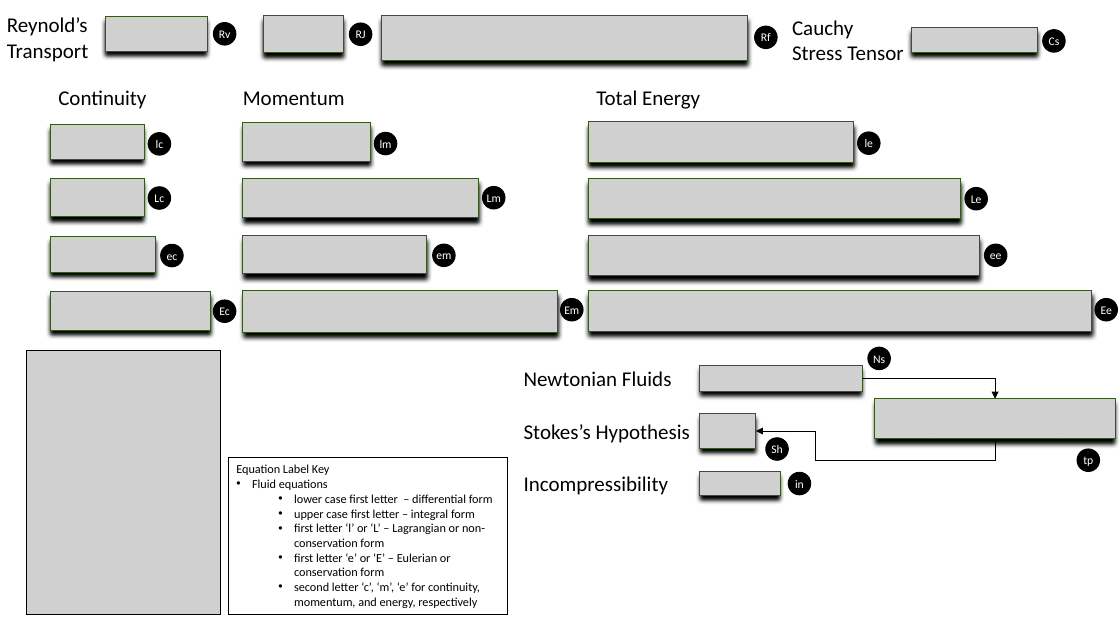
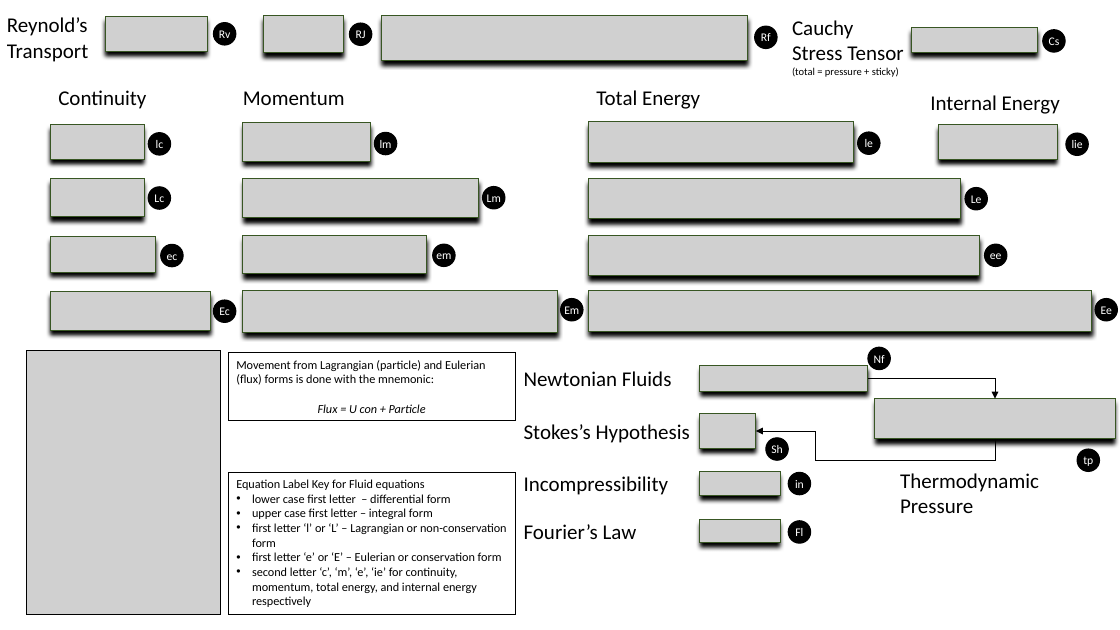
Before and after one commit to gravmath/BlogWyrm, a slide deck: slide 1 of Posts/2020/General Fluid Equations.pptx. Drawn at 1120x630 pixels with LibreOffice and Linux fonts; fonts in the diff are those of the drawing; grey boxes stand for pictures. Boxes give left, top, right and bottom in pixels: in the first picture for what was removed or moved away, otherwise in the second. Text is boxed around its words. In the diff, an @@ line names an element or a change of style, - is before the commit and + after.

Commit message:
Updates to General Fluid Equations Guide based on Sep & Oct 2023 Boltzmann analysis

```diff
--- a/Posts/2020/General Fluid Equations.pptx
+++ b/Posts/2020/General Fluid Equations.pptx
@@ text at (792, 67, 899, 77): paragraph added @@
+(total = pressure + sticky)
@@ text added at (930, 95, 1060, 114), 18 pt, text #000000 @@
+Internal Energy
@@ picture added at (939, 124, 1057, 160) @@
@@ ellipse added at (1066, 133, 1089, 155), fill #000000, outline #000000 1 pt, 10 pt, text #FFFFFF @@
+lie
@@ rectangle added at (229, 353, 516, 421), outline #000000 0.75 pt, 10.5 pt, text #000000 @@
+Movement from Lagrangian (particle) and Eulerian (flux) forms is done with the mnemonic:
+Flux = U con + Particle
@@ text in ellipse at (874, 355, 885, 363): text changed @@
-Ns
+Nf
@@ picture: place and size @@
-picture at (700, 365, 862, 391)
+picture at (700, 365, 868, 391)
@@ elbow arrow moved from (862, 378) - (996, 399) to (868, 378) - (996, 399) @@
@@ rectangle "Equation Label Key for Fluid ...": place and size @@
-rectangle "Equation Label Key for Fluid ..." at (229, 458, 508, 615)
+rectangle "Equation Label Key for Fluid ..." at (229, 472, 516, 614)
@@ text in rectangle at (236, 479, 425, 490): text changed @@
-Equation Label Key
-• Fluid equations
+Equation Label Key for Fluid equations
@@ group added at (524, 473, 1039, 544): 2 texts, 1 picture, 1 ellipse @@
+Fourier’s Law
+Fl
+Thermodynamic Pressure
@@ text in rectangle at (252, 494, 507, 561): list level 2 to 1 in "lower case first letter – ..."; list level 2 to 1 in "upper case first letter – ..."; list level 2 to 1 in "first letter ‘l’ or ‘L’ ..."; list level 2 to 1 in "first letter ‘e’ or ‘E’ ..." @@
@@ text in rectangle at (252, 567, 477, 607): text changed @@
-  • second letter ‘c’, ‘m’, ‘e’ for continuity, momentum, and energy, respectively
+• second letter ‘c’, ‘m’, ‘e’, ‘ie’ for continuity, momentum, total energy, and internal energy respectively
```
